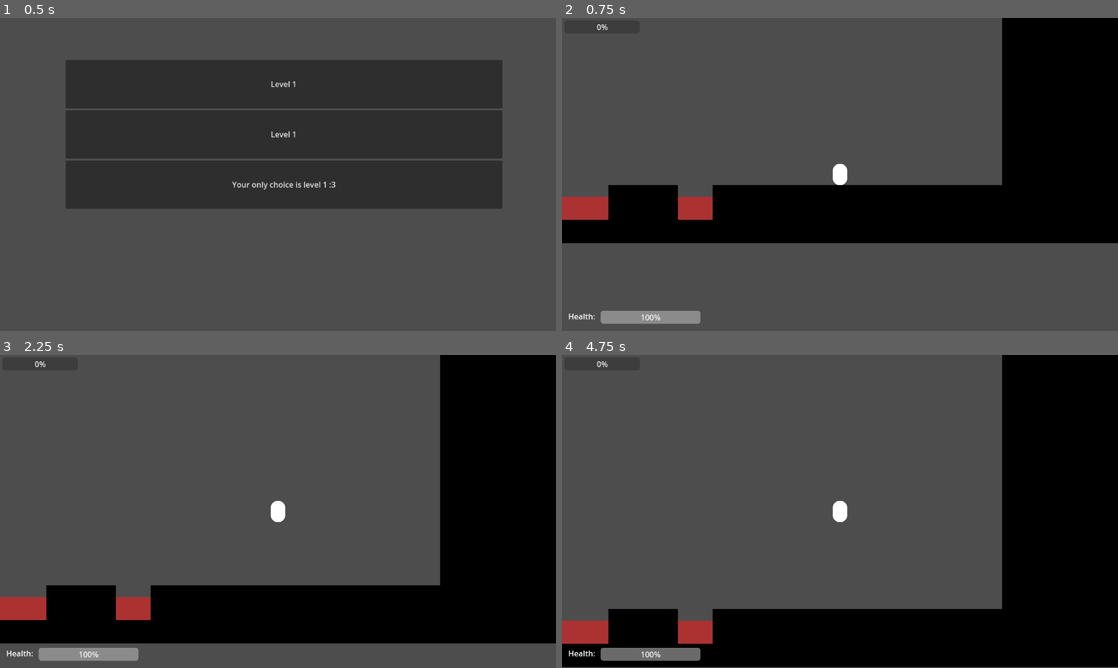
Above: before the commit, frames 1-4 (two rows, left to right).
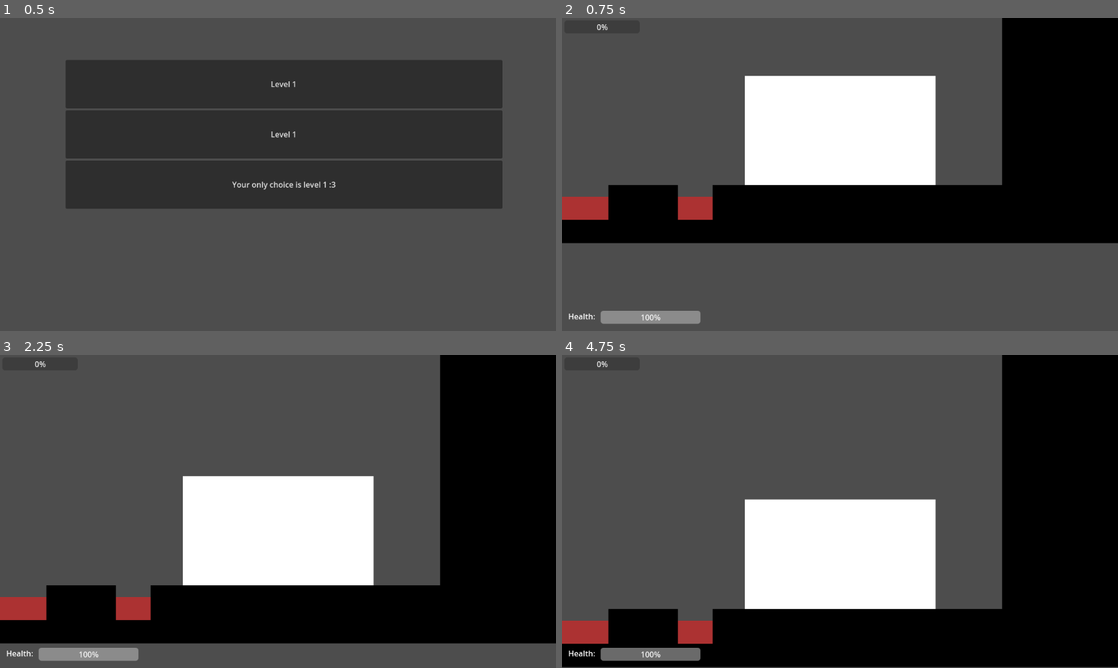
Above: after the commit, the same moments.

Repository: geekazodium/balance-prototype
Game: Godot game, scene res://scenes/level_select.tscn
The game is run twice, just before and just after one commit, with the same random seed, the same clock (stepped at 60 frames per second) and the same inputs. The engine's default icon, where the game draws it, is replaced by a stand-in: a white triangle on a blue panel in a dark square.
Inputs (mouse positions are in pixels of both pictures, inside the frame that each line leads up to):
- Up to frame 1 (0.5 s): no input
- Up to frame 2 (0.75 s): click "Level 1" at 0.5 s
- Up to frame 3 (2.25 s): tap Enter at 1.25 s; move the mouse to (400, 495) at 1.27 s; tap Space at 2 s; move the mouse to (166, 527) at 2.02 s
- Up to frame 4 (4.75 s): move the mouse to (895, 442) at 2.77 s; tap Enter at 3.5 s; move the mouse to (812, 574) at 3.52 s; tap Space at 4.25 s; move the mouse to (1006, 558) at 4.27 s

Frame 1 is identical in both runs. In frame 2, 12% of the frame differs, in the area x 32-68%, y 18-54%; in frame 3, 12%; in frame 4, 12%, in the area x 32-68%, y 46-82%.

Commit message:
feature: player healing and checkpoints

Diff:
--- a/project.godot
+++ b/project.godot
@@ -54,6 +54,11 @@
 "events": [Object(InputEventMouseButton,"resource_local_to_scene":false,"resource_name":"","device":-1,"window_id":0,"a …(253 unchanged characters)…
 ]
 }
+use_heal={
+"deadzone": 0.2,
+"events": [Object(InputEventKey,"resource_local_to_scene":false,"resource_name":"","device":-1,"window_id":0,"alt_pressed":false,"shift_pressed":false,"ctrl_pressed":false,"meta_pressed":false,"pressed":false,"keycode":0,"physical_keycode":81,"key_label":0,"unicode":39,"location":0,"echo":false,"script":null)
+]
+}
 
 [layer_names]
 
--- /dev/null
+++ b/scenes/checkpoint/checkpoint.tscn
@@ -0,0 +1,18 @@
+[gd_scene load_steps=2 format=3 uid="uid://dyjvwm06lgsht"]
+
+[sub_resource type="RectangleShape2D" id="RectangleShape2D_2nr6p"]
+size = Vector2(262, 226)
+
+[node name="Checkpoint" type="Area2D"]
+z_index = -1
+collision_layer = 8
+collision_mask = 0
+
+[node name="CollisionShape2D" type="CollisionShape2D" parent="."]
+shape = SubResource("RectangleShape2D_2nr6p")
+
+[node name="ColorRect" type="ColorRect" parent="."]
+offset_left = -131.0
+offset_top = -115.0
+offset_right = 132.0
+offset_bottom = 114.0
--- a/scenes/levels/tutorial.tscn
+++ b/scenes/levels/tutorial.tscn
@@ -1,7 +1,8 @@
-[gd_scene load_steps=3 format=4 uid="uid://chtyhbmkr1cos"]
+[gd_scene load_steps=4 format=4 uid="uid://chtyhbmkr1cos"]
 
 [ext_resource type="TileSet" uid="uid://cdm4vyunlsrcn" path="res://assets/floor_tileset.tres" id="1_ub0e1"]
 [ext_resource type="PackedScene" uid="uid://ogbg3yku7hxo" path="res://scenes/player/player_nodes.tscn" id="2_1r3rq"]
+[ext_resource type="PackedScene" uid="uid://dyjvwm06lgsht" path="res://scenes/checkpoint/checkpoint.tscn" id="3_1r3rq"]
 
 [node name="GameScene" type="Node2D"]
 
@@ -11,3 +12,9 @@
 
 [node name="PlayerNodes" parent="." instance=ExtResource("2_1r3rq")]
 position = Vector2(0, -15)
+
+[node name="Checkpoint" parent="." instance=ExtResource("3_1r3rq")]
+position = Vector2(1380, -680)
+
+[node name="Checkpoint2" parent="." instance=ExtResource("3_1r3rq")]
+position = Vector2(0, -36)
--- a/scenes/player/platformer_character_body.tscn
+++ b/scenes/player/platformer_character_body.tscn
@@ -1,11 +1,10 @@
-[gd_scene load_steps=10 format=3 uid="uid://cvosldrvolics"]
+[gd_scene load_steps=9 format=3 uid="uid://cvosldrvolics"]
 
 [ext_resource type="Script" uid="uid://b7bbejkvqfik3" path="res://scripts/player/platformer_character_body.gd" id="1_xh255"]
 [ext_resource type="Script" uid="uid://cqavbo808vyhs" path="res://scripts/player/movement_direction.gd" id="2_rohvy"]
 [ext_resource type="Script" uid="uid://cagnbiog7bhsx" path="res://scripts/player/player_hurt_box.gd" id="3_vv6sb"]
 [ext_resource type="Script" uid="uid://bsmfg3s82glt1" path="res://scripts/player/boost_on_hit.gd" id="4_u450o"]
 [ext_resource type="Script" uid="uid://dxe8lx58w7ilr" path="res://scripts/health/health_tracker.gd" id="5_21ocv"]
-[ext_resource type="Script" uid="uid://ilyj2eqevm05" path="res://scripts/health/health_potions.gd" id="6_blb8o"]
 
 [sub_resource type="CapsuleShape2D" id="CapsuleShape2D_g3yxv"]
 
@@ -60,8 +59,4 @@
 max_health_changed_event = "player_max_health_changed"
 metadata/_custom_type_script = "uid://dxe8lx58w7ilr"
 
-[node name="HealthPotions" type="Node" parent="."]
-script = ExtResource("6_blb8o")
-metadata/_custom_type_script = "uid://ilyj2eqevm05"
-
 [connection signal="body_entered" from="PlayerHurtBox" to="PlayerHurtBox" method="_on_body_entered"]
--- a/scenes/player/player_nodes.tscn
+++ b/scenes/player/player_nodes.tscn
@@ -1,22 +1,58 @@
-[gd_scene load_steps=5 format=3 uid="uid://ogbg3yku7hxo"]
+[gd_scene load_steps=8 format=3 uid="uid://ogbg3yku7hxo"]
 
 [ext_resource type="PackedScene" uid="uid://duilus4m3lllv" path="res://scenes/ui/ui_layer.tscn" id="1_frhop"]
 [ext_resource type="PackedScene" uid="uid://cvosldrvolics" path="res://scenes/player/platformer_character_body.tscn" id="2_3wawu"]
 [ext_resource type="Script" uid="uid://cehaxkqsuxblg" path="res://scripts/follow_camera.gd" id="3_o0xal"]
 [ext_resource type="PackedScene" uid="uid://cda5tqxxwg0rk" path="res://scenes/player/player_projectile_pool.tscn" id="4_akq3i"]
+[ext_resource type="Script" uid="uid://ilyj2eqevm05" path="res://scripts/health/health_potions.gd" id="5_nhxao"]
+[ext_resource type="Script" uid="uid://2oabxte40wwh" path="res://scripts/ui/timer_progress_bar.gd" id="5_o0xal"]
+
+[sub_resource type="CircleShape2D" id="CircleShape2D_3wawu"]
 
 [node name="PlayerNodes" type="Node2D"]
 
-[node name="GameUILayer" parent="." instance=ExtResource("1_frhop")]
+[node name="LockedTransform" type="Node" parent="."]
+
+[node name="PlayerProjectilePool" parent="LockedTransform" node_paths=PackedStringArray("projectile_source") instance=ExtResource("4_akq3i")]
+projectile_source = NodePath("../../CharacterBody2D")
+player_momentum_percentage = 0.5
+
+[node name="GameUILayer" parent="LockedTransform" instance=ExtResource("1_frhop")]
 
 [node name="CharacterBody2D" parent="." instance=ExtResource("2_3wawu")]
 collision_layer = 2
+
+[node name="CheckpointDetectionBox" type="Area2D" parent="CharacterBody2D"]
+collision_layer = 0
+collision_mask = 8
+
+[node name="CollisionShape2D" type="CollisionShape2D" parent="CharacterBody2D/CheckpointDetectionBox"]
+shape = SubResource("CircleShape2D_3wawu")
+
+[node name="HealthPotionProgressBar" type="ProgressBar" parent="CharacterBody2D" node_paths=PackedStringArray("timer_to_display")]
+offset_left = -35.0
+offset_top = -17.0
+offset_right = 35.0
+offset_bottom = 10.0
+script = ExtResource("5_o0xal")
+timer_to_display = NodePath("../HealthPotions/HealUseTimer")
+
+[node name="HealthPotions" type="Node" parent="CharacterBody2D" node_paths=PackedStringArray("entity", "heal_use_timer")]
+script = ExtResource("5_nhxao")
+health_regain_amount = 10.0
+entity = NodePath("..")
+heal_use_timer = NodePath("HealUseTimer")
+use_health_potion_input = "use_heal"
+metadata/_custom_type_script = "uid://ilyj2eqevm05"
+
+[node name="HealUseTimer" type="Timer" parent="CharacterBody2D/HealthPotions"]
+process_callback = 0
+one_shot = true
 
 [node name="Camera2D" type="Camera2D" parent="." node_paths=PackedStringArray("follow_target")]
 zoom = Vector2(1.5, 1.5)
 script = ExtResource("3_o0xal")
 follow_target = NodePath("../CharacterBody2D")
 
-[node name="PlayerProjectilePool" parent="." node_paths=PackedStringArray("projectile_source") instance=ExtResource("4_akq3i")]
-projectile_source = NodePath("../CharacterBody2D")
-player_momentum_percentage = 0.5
+[connection signal="area_entered" from="CharacterBody2D/CheckpointDetectionBox" to="CharacterBody2D/HealthPotions" method="on_enter_checkpoint"]
+[connection signal="timeout" from="CharacterBody2D/HealthPotions/HealUseTimer" to="CharacterBody2D/HealthPotions" method="heal_timer_done"]
--- a/scripts/health/health_potions.gd
+++ b/scripts/health/health_potions.gd
@@ -2,7 +2,23 @@
 class_name HealthPotions
 
 @export var max_potions: int = 2;
+@export var health_regain_amount: float = 0;
 var current_potions: int = 0;
+@export var entity: Node = null;
+@export var heal_use_timer: Timer = null;
 
-func on_enter_checkpoint():
+@export var use_health_potion_input: String = "";
+
+func on_enter_checkpoint(checkpoint: Area2D):
 	self.current_potions = self.max_potions;
+
+func _physics_process(delta: float) -> void:
+	if Input.is_action_just_pressed(self.use_health_potion_input):
+		self.heal_use_timer.start();
+
+	if Input.is_action_just_released(self.use_health_potion_input):
+		self.heal_use_timer.stop();
+
+func heal_timer_done() -> void:
+	self.current_potions -= 1;
+	HealthTracker.get_health_tracker(self.entity).change_health(health_regain_amount);
--- /dev/null
+++ b/scripts/ui/timer_progress_bar.gd
@@ -0,0 +1,8 @@
+extends ProgressBar
+
+@export var timer_to_display: Timer = null;
+
+func _process(delta: float) -> void:
+	self.visible = !timer_to_display.is_stopped();
+	self.max_value = timer_to_display.wait_time;
+	self.value = timer_to_display.time_left;
Not shown, added: scripts/ui/timer_progress_bar.gd.uid
